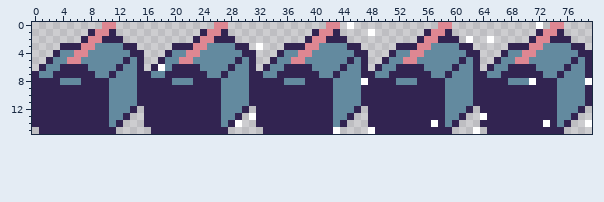
One commit to this sprite sheet: assets/images/bonus_boites.png. Above, as it was before the edit.
The file is 80x16 pixels.
Once edited:
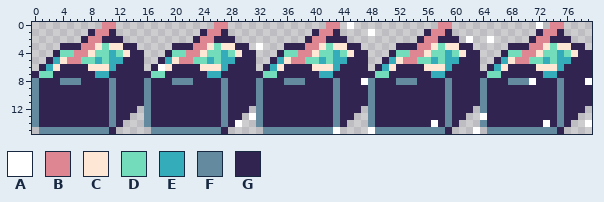
Palette (. is transparent): A #ffffff  B #de8792  C #ffe7d6  D #72dcbb  E #34acba  F #638a9f  G #322451
Difference:
y 3: x 9..12 FFFF -> CDCC; x 25..28 FFFF -> CDCC; x 41..44 FFFF -> CDCC; x 57..60 FFFF -> CDCC; x 73..76 FFFF -> CDCC
y 4: x 4..5 FF -> DD; x 8..13 FFFFFF -> CDDEDC; x 20..21 FF -> DD; x 24..29 FFFFFF -> CDDEDC; x 36..37 FF -> DD; x 40..45 FFFFFF -> CDDEDC; x 52..53 FF -> DD; x 56..61 FFFFFF -> CDDEDC; x 68..69 FF -> DD; x 72..77 FFFFFF -> CDDEDC
y 5: x 3..4 FF -> EC; x 7..12 FFFFFF -> DDEDEE; x 14 F -> G; x 19..20 FF -> EC; x 23..28 FFFFFF -> DDEDEE; x 30 F -> G; x 35..36 FF -> EC; x 39..44 FFFFFF -> DDEDEE; x 46 F -> G; x 51..52 FF -> EC; x 55..60 FFFFFF -> DDEDEE; x 62 F -> G; x 67..68 FF -> EC; x 71..76 FFFFFF -> DDEDEE; x 78 F -> G
y 6: x 2..3 FF -> EC; x 8..11 FFFF -> CCCE; x 13..14 FF -> GG; x 19 F -> C; x 24..27 FFFF -> CCCE; x 29..30 FF -> GG; x 34..35 FF -> EC; x 40..43 FFFF -> CCCE; x 45..46 FF -> GG; x 50..51 FF -> EC; x 56..59 FFFF -> CCCE; x 61..62 FF -> GG; x 66..67 FF -> EC; x 72..75 FFFF -> CCCE; x 77..78 FF -> GG
y 7: x 1..2 FF -> DD; x 9..10 FF -> EE; x 12..14 FFF -> GGG; x 17..18 FF -> DD; x 25..26 FF -> EE; x 28..30 FFF -> GGG; x 33..34 FF -> DD; x 41..42 FF -> EE; x 44..46 FFF -> GGG; x 49..50 FF -> DD; x 57..58 FF -> EE; x 60..62 FFF -> GGG; x 65..66 FF -> DD; x 73..74 FF -> EE; x 76..78 FFF -> GGG
y 8..11: x 0 G -> F; x 12..14 FFF -> GGG; x 16 G -> F; x 28..30 FFF -> GGG; x 32 G -> F; x 44..46 FFF -> GGG; x 48 G -> F; x 60..62 FFF -> GGG; x 64 G -> F; x 76..78 FFF -> GGG
y 12: x 0 G -> F; x 12..13 FF -> GG; x 16 G -> F; x 28..29 FF -> GG; x 32 G -> F; x 44..45 FF -> GG; x 48 G -> F; x 60..61 FF -> GG; x 64 G -> F; x 76..77 FF -> GG
y 13: x 0 G -> F; x 12 F -> G; x 16 G -> F; x 28 F -> G; x 32 G -> F; x 44 F -> G; x 48 G -> F; x 60 F -> G; x 76 F -> G
y 14: x 0 G -> F; x 16 G -> F; x 32 G -> F; x 48 G -> F; x 64 G -> F
y 15: x 1..10 GGGGGGGGGG -> FFFFFFFFFF; x 17..26 GGGGGGGGGG -> FFFFFFFFFF; x 33..42 GGGGGGGGGG -> FFFFFFFFFF; x 49..58 GGGGGGGGGG -> FFFFFFFFFF; x 65..74 GGGGGGGGGG -> FFFFFFFFFF
Boxes around the changes in both pictures, in picture pixels (x1, y1, x2, y2):
changed: (32, 43, 585, 134)
